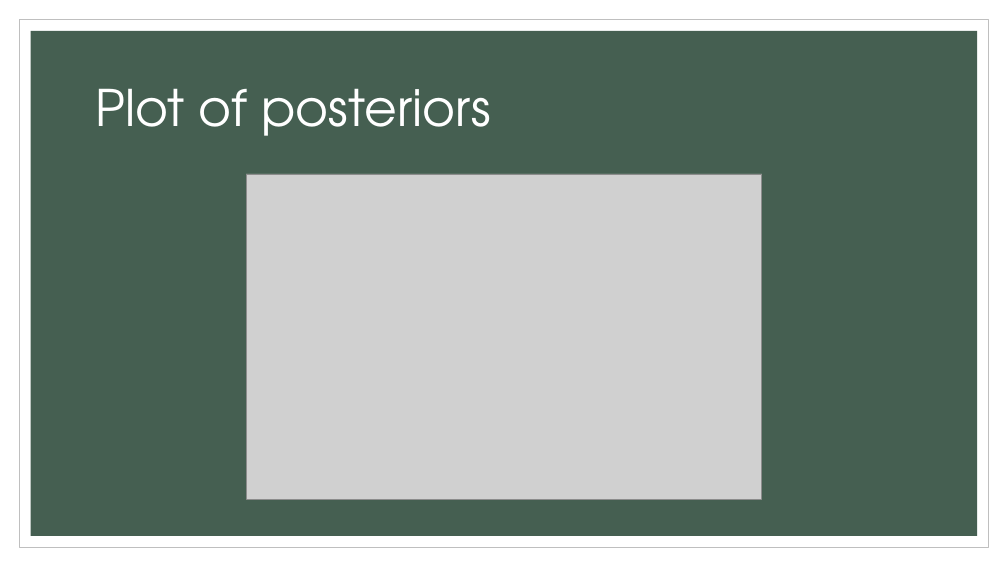
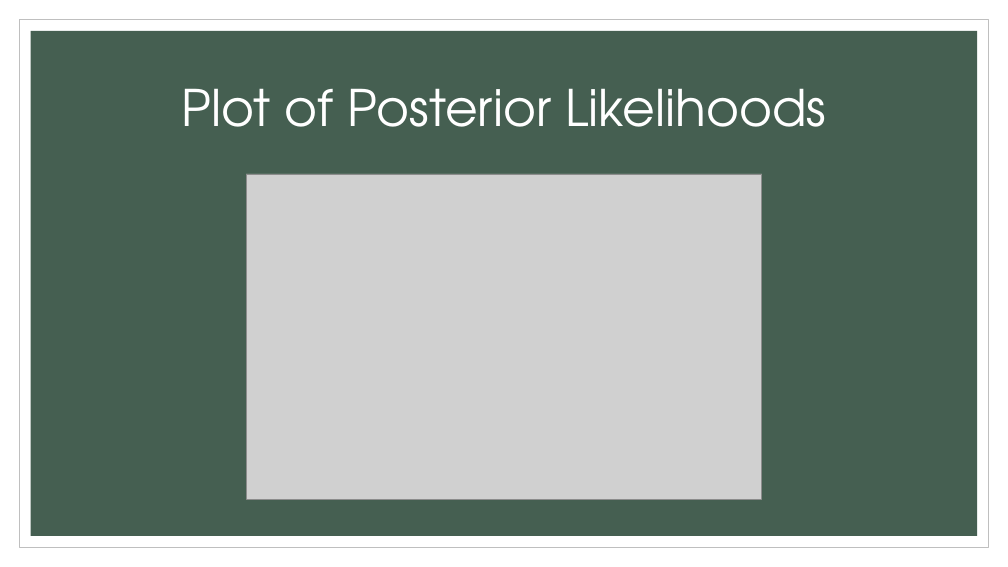
Before and after one commit to pjte/big-data, a slide deck: slide 10 of final_presentation.pptx (slide 11 before the commit). Drawn at 1008x567 pixels with LibreOffice and Linux fonts; fonts in the diff are those of the drawing; grey boxes stand for pictures. Boxes give left, top, right and bottom in pixels: in the first picture for what was removed or moved away, otherwise in the second. Text is boxed around its words. In the diff, an @@ line names an element or a change of style, - is before the commit and + after.

Commit message:
updated ppt

```diff
--- a/final_presentation.pptx
+++ b/final_presentation.pptx
@@ title at (182, 88, 826, 127): text changed @@
-Plot of posteriors
+Plot of Posterior Likelihoods
```
Also in this commit, not shown: 5 other slides changed, 2 slides added, 3 slides removed.
